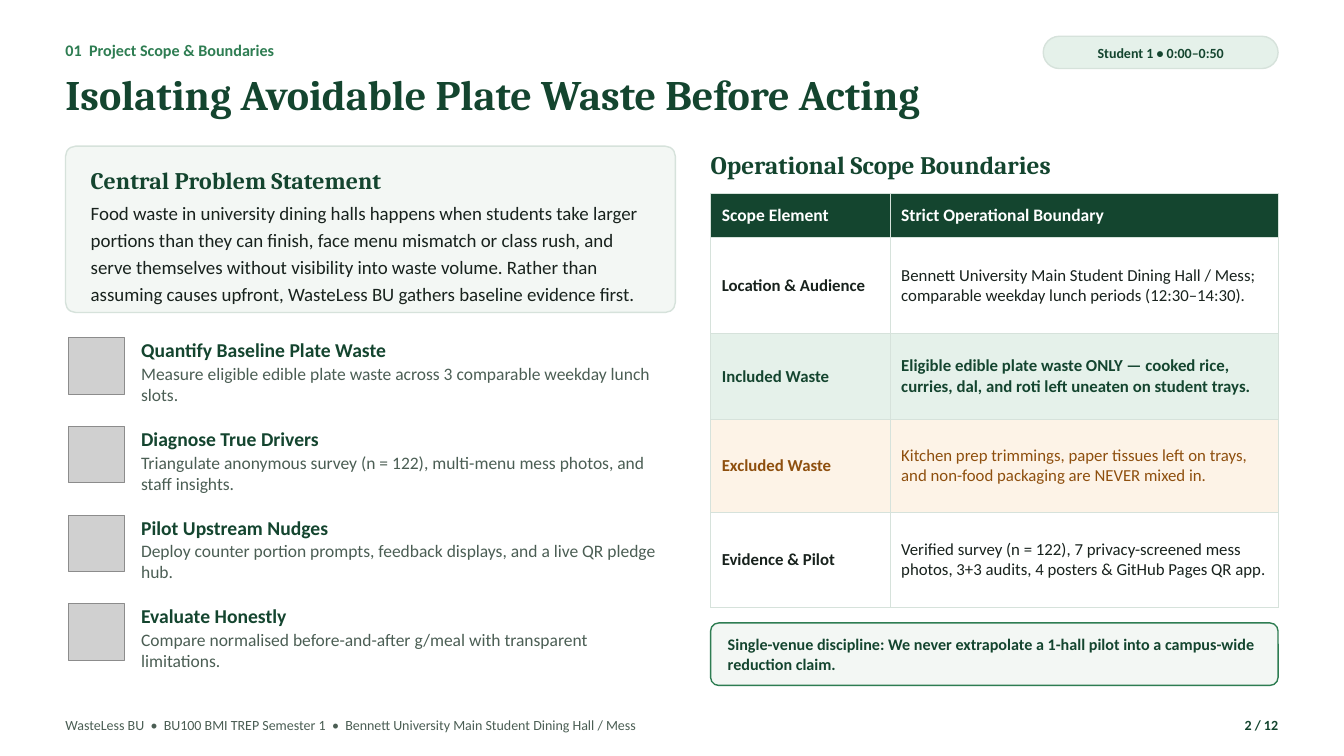
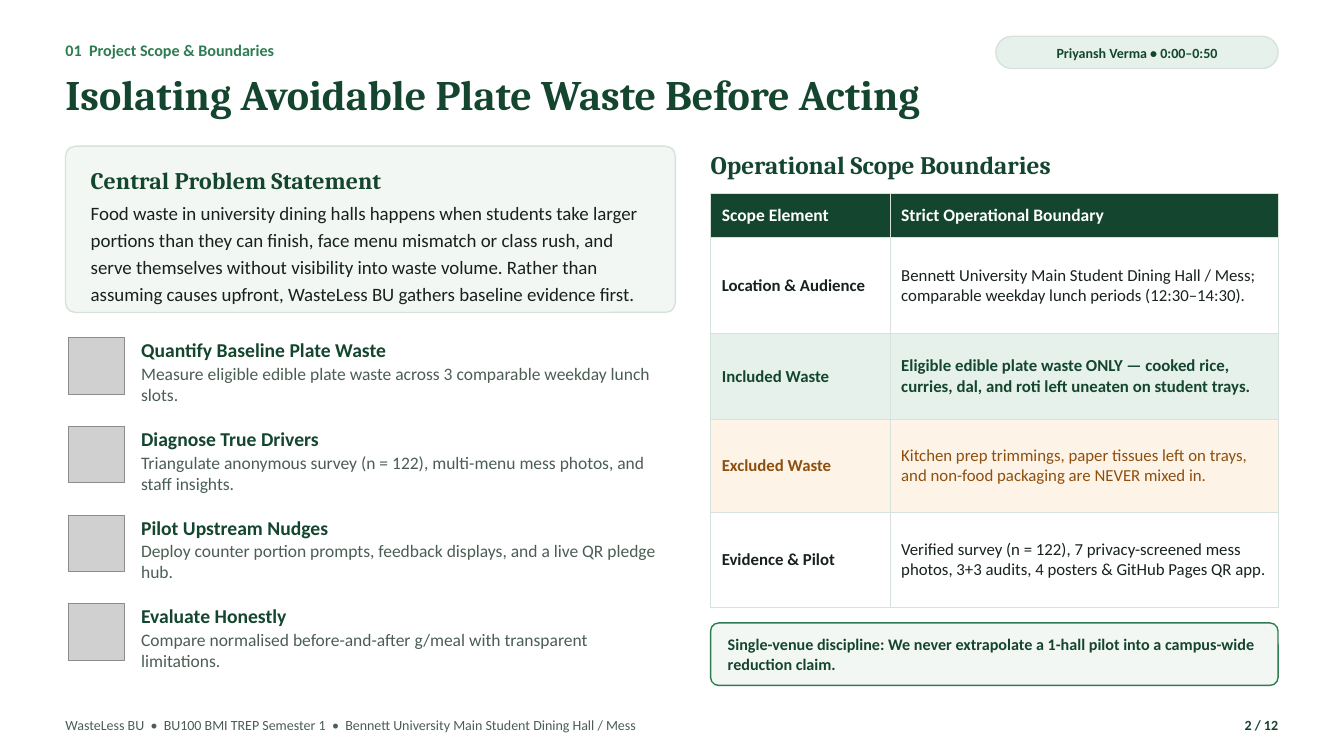
Before and after one commit to PRIYANSHVERMA-droid/wasteless-bu, a slide deck: slide 2 of WasteLess_BU_Pitch_Deck.pptx. Drawn at 1344x756 pixels with LibreOffice and Linux fonts; fonts in the diff are those of the drawing; grey boxes stand for pictures. Boxes give left, top, right and bottom in pixels: in the first picture for what was removed or moved away, otherwise in the second. Text is boxed around its words. In the diff, an @@ line names an element or a change of style, - is before the commit and + after.

```diff
--- a/WasteLess_BU_Pitch_Deck.pptx
+++ b/WasteLess_BU_Pitch_Deck.pptx
@@ rounded rectangle: place and size @@
-rounded rectangle at bbox=[1044, 36, 1278, 69]
+rounded rectangle at bbox=[996, 36, 1278, 69]
@@ text at bbox=[1057, 48, 1217, 61]: text changed @@
-Student 1 • 0:00–0:50
+Priyansh Verma • 0:00–0:50
```
Also in this commit, not shown: 11 other slides changed, 4 other files.
